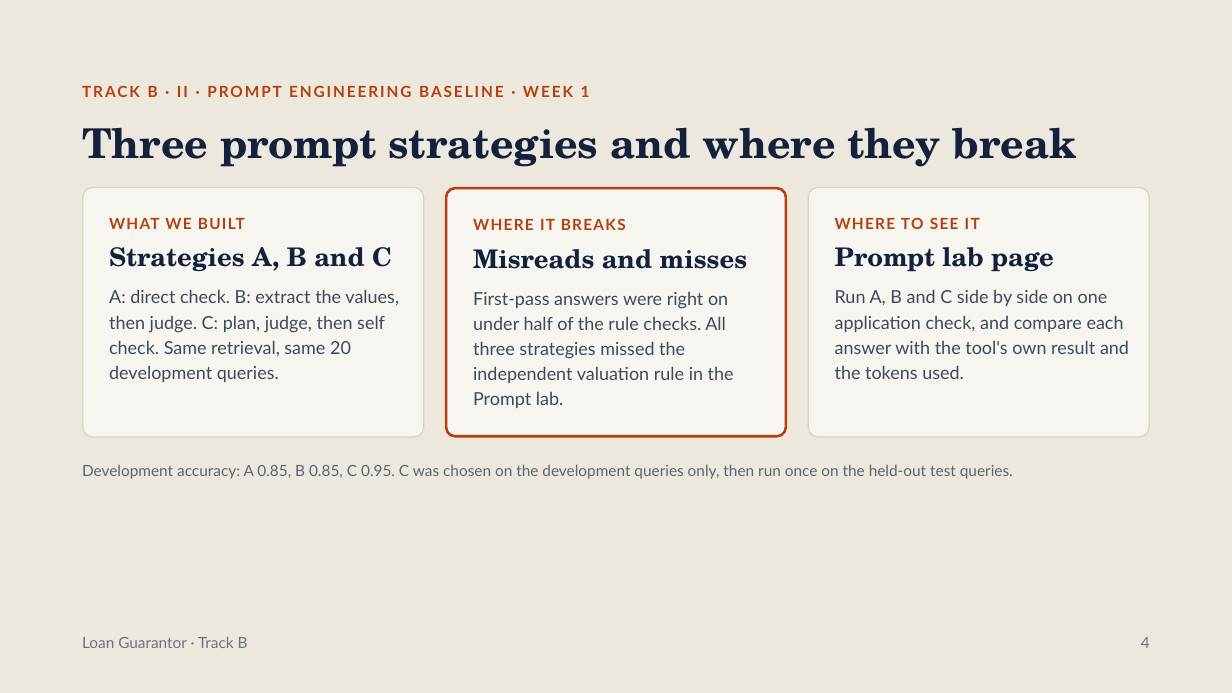
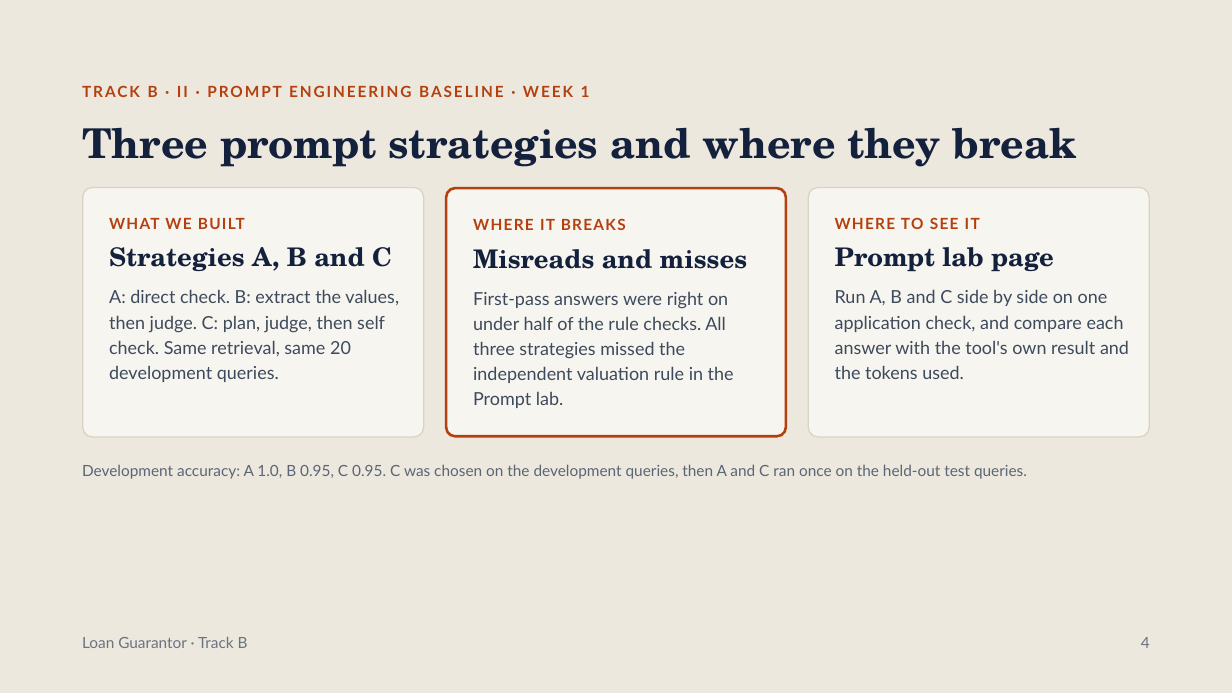
Before and after one commit to my-jamming-codes/KGP_GenAI_Achievers_Capstone, a slide deck: slide 4 of docs/images/Loan Guarantor Demo.pptx. Drawn at 1232x693 pixels with LibreOffice and Linux fonts; fonts in the diff are those of the drawing. Boxes give left, top, right and bottom in pixels: in the first picture for what was removed or moved away, otherwise in the second. Text is boxed around its words. In the diff, an @@ line names an element or a change of style, - is before the commit and + after.

```diff
--- a/docs/images/Loan Guarantor Demo.pptx
+++ b/docs/images/Loan Guarantor Demo.pptx
@@ text at bbox=[82, 464, 1027, 479]: text changed @@
-Development accuracy: A 0.85, B 0.85, C 0.95. C was chosen on the development queries only, then run once on the held-out test queries.
+Development accuracy: A 1.0, B 0.95, C 0.95. C was chosen on the development queries, then A and C ran once on the held-out test queries.
```
Also in this commit, not shown: 10 other slides changed, 24 other files.
